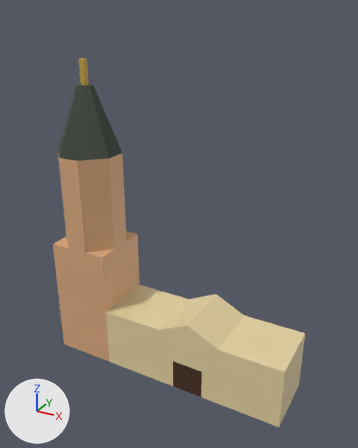
One commit to the Blender file assets/buildings/iglesia_san_sebastian.blend: the scene before it, then after it.
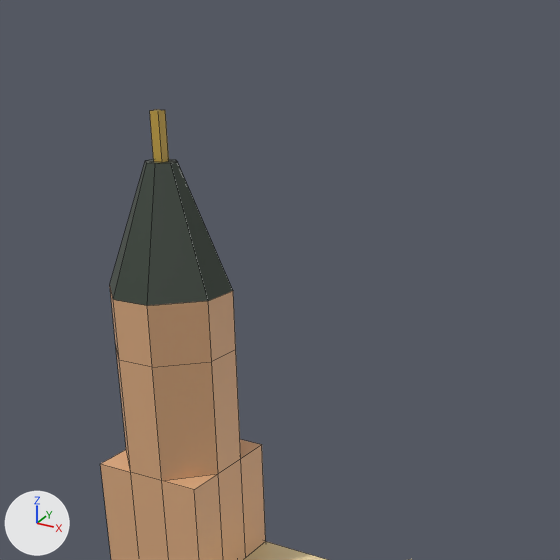
There are two pictures of each version: one whole from a 50 mm lens placed at (22.7, -47.3, 44.5), pointed at (-3.4, 0.0, 20.8), one close up on the part from 0% to 82% of the width and 0% to 66% of the height. The axes (+X, +Y, +Z) are drawn at lower left. The lights are the same throughout. The first two pictures are the older version. The close-ups show mesh edges as thin lines.
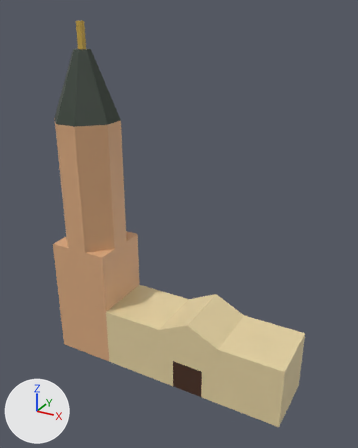
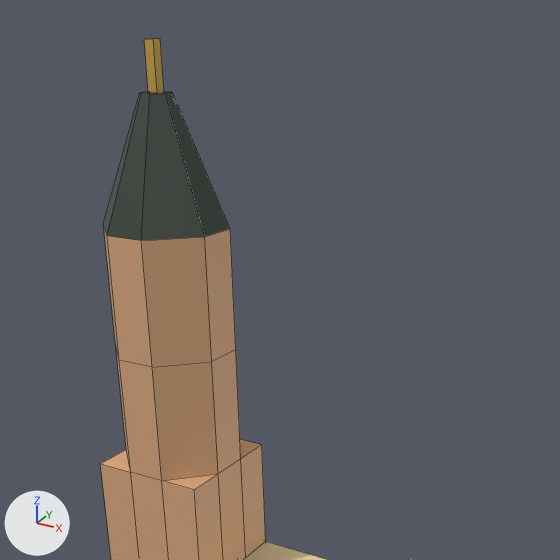
Changed parts and their boxes (x1, y1, x2, y2) in the close-ups (560 x 560 px; the box of a moved part takes in the faces that stretch with it):
'Plane', reshaped: before (100, 110, 412, 560); after (100, 39, 412, 560)
part 1 of me_plane, moved or reshaped: before (110, 110, 236, 367); after (104, 39, 236, 367)

The edits, one by one:
me_plane is used by ob_plane; location (0.0, 0.0, 0.0); scale (12.0, 4.0, 1.0).
me_plane had 208 vertices, 213 faces and spanned x -1.7..1.0, y -1.0..1.0, z 0.0..39.0.
me_plane now has 208 vertices, 213 faces and spans x -1.7..1.0, y -1.0..1.0, z 0.0..43.0.
me_plane part 1: all 24 vertices in x -1.7..-1.0, y -1.0..1.0, z 28.0..39.0 are moved by (0.0, 0.0, 4.0).
